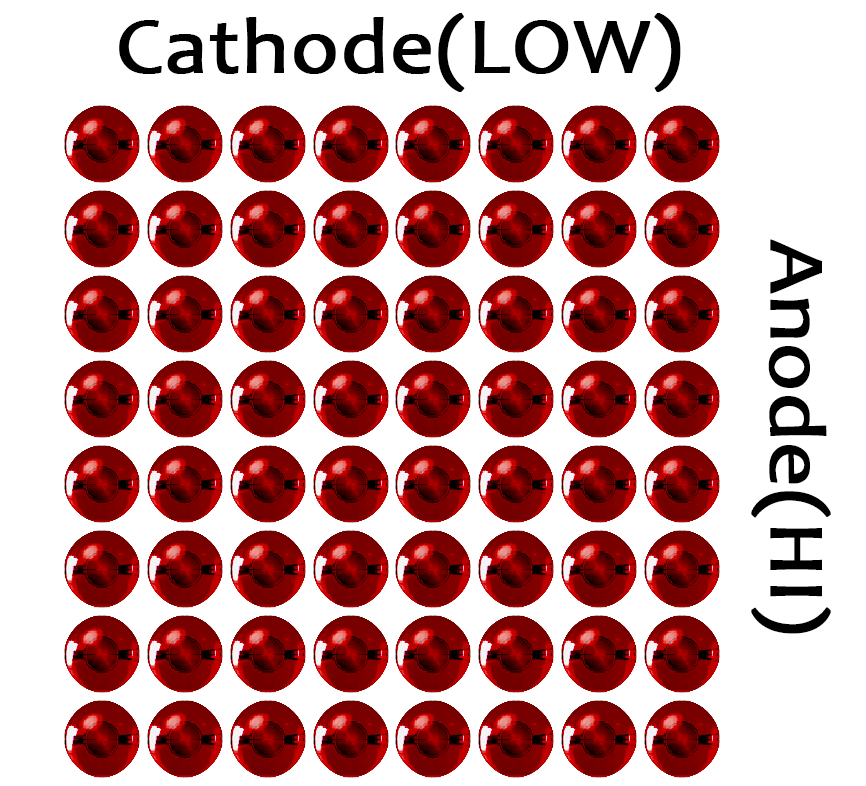
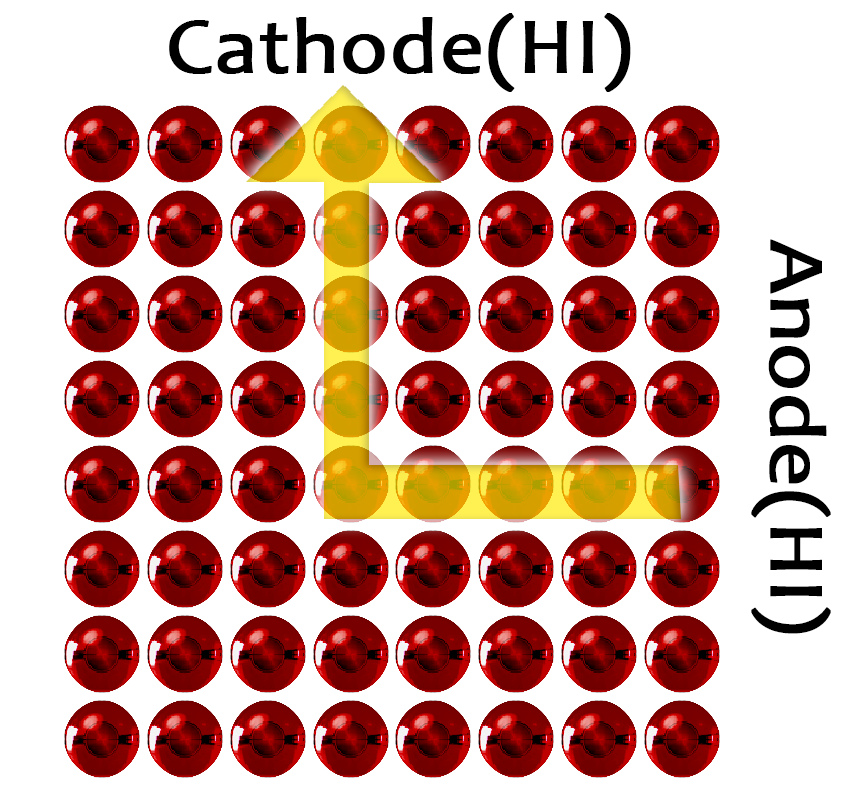
Revision of a layered 866px x 786px image; what changed, layer by layer:
added layer "レイヤー 2" (68%) above "Cathode(HI)" over <box>246,85,681,519</box>
renamed "Cathode(LOW)" to "Cathode(HI)", painted on it over <box>119,13,681,92</box>
